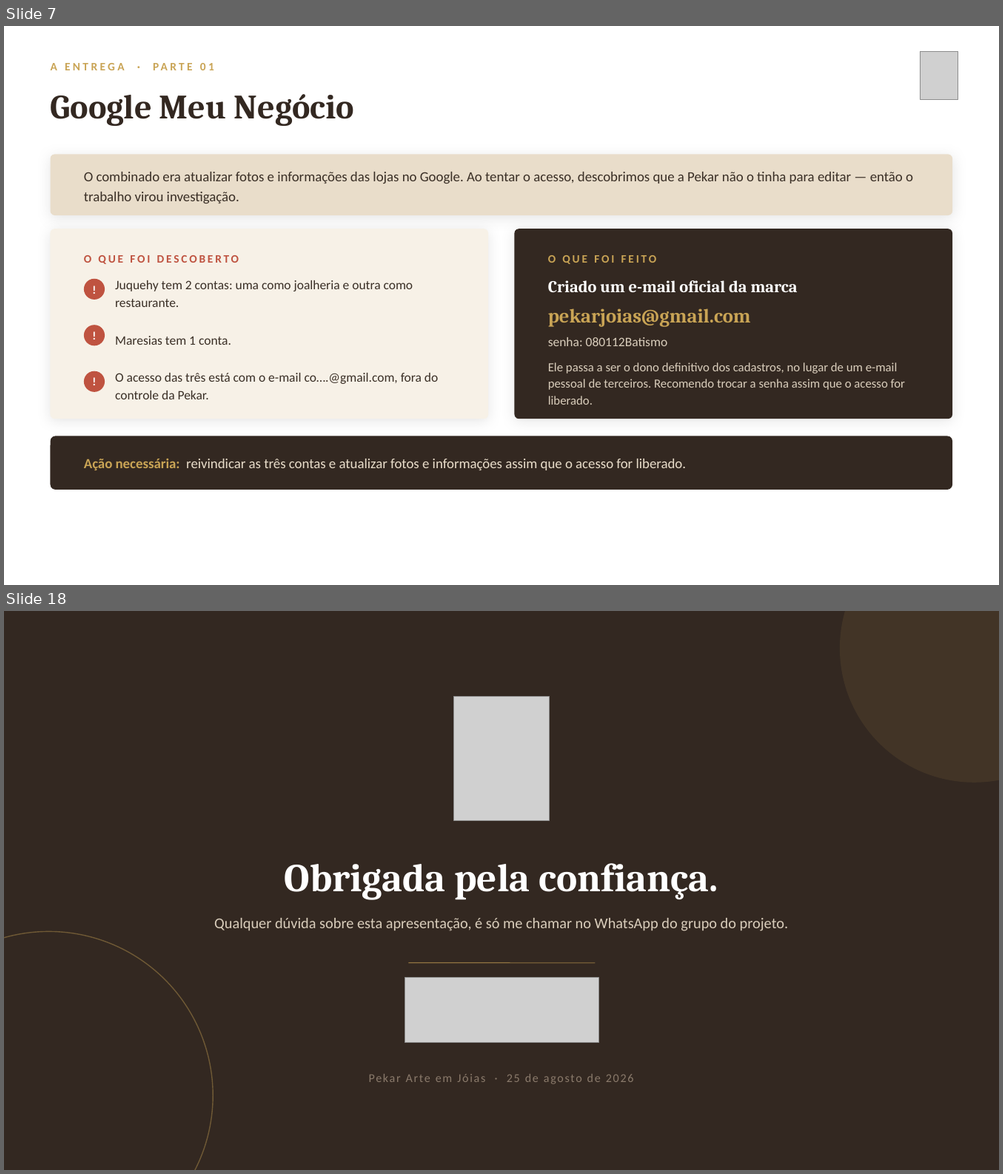
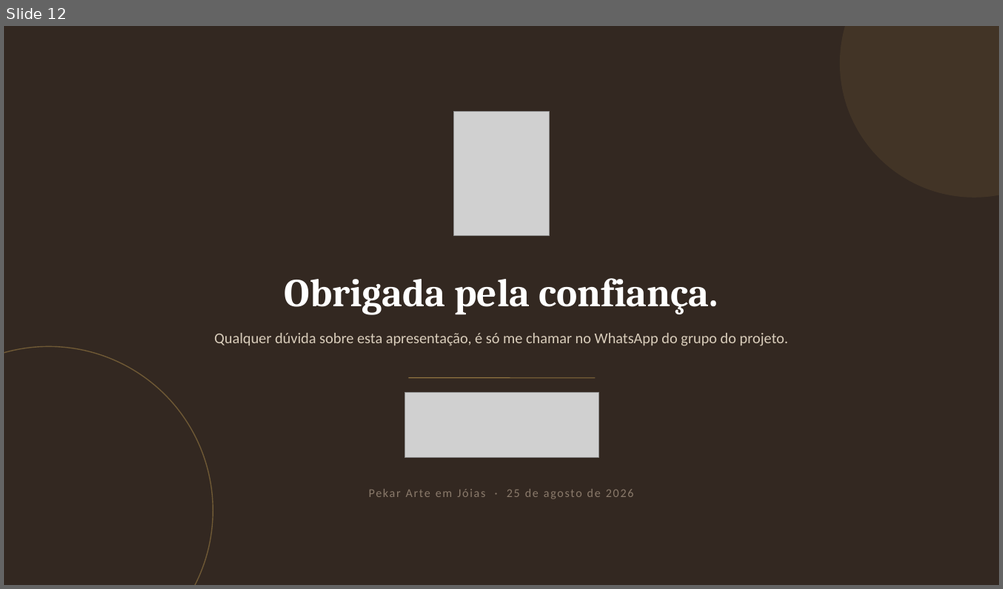
Before and after one commit to AdrianaLuiza/SkillsClaude, a slide deck: pekar-joias/Pekar-Analise-Entrega-Proposta.pptx. Shown one above the other, each under a label of ours: slides 7 and 18 before the commit, slide 12 after it; the slides between them are not shown. The pictures are 1003x1174 and 1003x589 pixels, drawn with LibreOffice and Linux fonts; fonts in the diff are those of the drawing; grey boxes stand for pictures. Boxes give left, top, right and bottom in pixels: in the first picture for what was removed or moved away, otherwise in the second. Text is boxed around its words. In the diff, an @@ line names an element or a change of style, - is before the commit and + after.

```diff
--- a/pekar-joias/Pekar-Analise-Entrega-Proposta.pptx
+++ b/pekar-joias/Pekar-Analise-Entrega-Proposta.pptx
@@ slide 7 removed at (4,26,999,585), background #FFFFFF @@
@@ text removed at (51,63,125,70) @@
-A ENTREGA · PARTE 01
@@ picture removed at (920,51,958,100) @@
@@ text removed at (51,94,354,126) @@
-Google Meu Negócio
@@ rounded rectangle removed at (51,154,952,215) @@
@@ text removed at (84,172,913,204) @@
-O combinado era atualizar fotos e informações das lojas no Google. Ao tentar o acesso, descobrimos que a Pekar não o tinha para editar — então o trabalho virou investigação.
@@ rounded rectangle removed at (51,229,488,419) @@
@@ rounded rectangle removed at (515,229,952,419) @@
@@ text removed at (84,255,239,264) @@
-O QUE FOI DESCOBERTO
@@ text removed at (548,255,657,264) @@
-O QUE FOI FEITO
@@ ellipse removed at (84,279,105,300) @@
@@ text removed at (84,279,105,300) @@
-!
@@ text removed at (115,281,413,307) @@
-Juquehy tem 2 contas: uma como joalheria e outra como restaurante.
@@ text removed at (548,281,797,293) @@
-Criado um e-mail oficial da marca
@@ text removed at (548,309,751,327) @@
-pekarjoias@gmail.com
@@ ellipse removed at (84,325,105,346) @@
@@ text removed at (84,325,105,346) @@
-!
@@ text removed at (115,336,231,345) @@
-Maresias tem 1 conta.
@@ text removed at (548,338,668,346) @@
-senha: 080112Batismo
@@ ellipse removed at (84,372,105,392) @@
@@ text removed at (84,372,105,392) @@
-!
@@ text removed at (115,373,438,400) @@
-O acesso das três está com o e-mail co….@gmail.com, fora do controle da Pekar.
@@ text removed at (548,363,905,405) @@
-Ele passa a ser o dono definitivo dos cadastros, no lugar de um e-mail pessoal de terceiros. Recomendo trocar a senha assim que o acesso for liberado.
@@ rounded rectangle removed at (51,437,952,490) @@
@@ text removed at (84,459,686,471) @@
-Ação necessária: reivindicar as três contas e atualizar fotos e informações assim que o acesso for liberado.
@@ what was slide 18 is now slide 12 @@
```
Also in this commit, not shown: 11 slides changed, 5 other slides removed, 2 other files.
